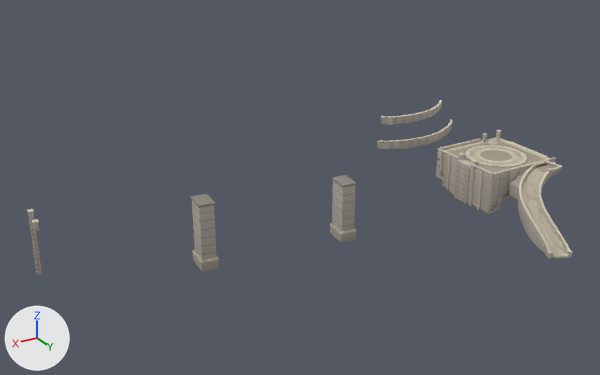
What one commit did to the glTF model assets/island/rb_plaza.glb.
One viewpoint serves both versions: a 50 mm lens placed at (176.1, 175.5, 92.6), pointed at (70.5, -0.4, 4.7). The axes (+X, +Y, +Z) are drawn at lower left. The lights are the same throughout. The first picture is the older version. Objects named as collision shapes, trigger or cutter boxes, shadow casters or lower levels of detail are left out. Vertices at exactly the same position are counted once.

The scene before the commit, as lines of its bpy script (objects in view):
```python
me_rb_plaza_lod0 = bpy.data.meshes.new('rb_plaza_LOD0')
me_rb_plaza_lod0.from_pydata(...)  # 15230 vertices, 22983 faces; spans x -1.0..1.0, y -0.44..0.44, z -0.18..0.18
me_rb_plaza_lod0.materials.append(mat_rb_solid)
ob_rb_plaza_lod0 = bpy.data.objects.new('rb_plaza_LOD0', me_rb_plaza_lod0)
ob_rb_plaza_lod0.parent = ob_rb_plaza
ob_rb_plaza_lod0.location = (62.58, 7.786, -2.151)
ob_rb_plaza_lod0.scale = (76.6, 76.6, 76.6)
```
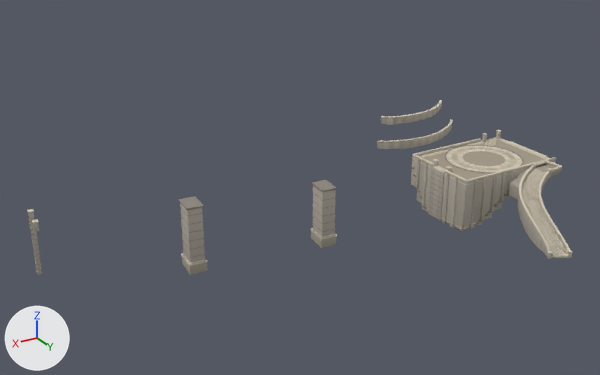
What differs and where, as boxes (x1, y1, x2, y2) in the pictures (600 x 375 px):
```json
{"object": "rb_plaza_LOD0", "change": "reshaped, moved", "before": [27, 100, 573, 275], "after": [27, 100, 573, 275]}
{"part": 1, "of": "me_rb_plaza_lod0", "change": "added", "after": [428, 167, 437, 215]}
{"part": 2, "of": "me_rb_plaza_lod0", "change": "added", "after": [432, 169, 441, 217]}
{"part": 3, "of": "me_rb_plaza_lod0", "change": "added", "after": [436, 171, 445, 220]}
{"part": 4, "of": "me_rb_plaza_lod0", "change": "deleted", "before": [190, 140, 529, 272]}
{"part": 5, "of": "me_rb_plaza_lod0", "change": "built on", "before": [394, 108, 570, 258], "after": [389, 108, 570, 258]}
{"part": 6, "of": "me_rb_plaza_lod0", "change": "added", "after": [179, 196, 207, 275]}
{"part": 7, "of": "me_rb_plaza_lod0", "change": "added", "after": [310, 180, 337, 248]}
```

The change, as JSON lines over the scene's bpy script:
```json
{"block": "me_rb_plaza_lod0", "where": "# used by ob_rb_plaza_lod0; parent = ob_rb_plaza; location = (62.58, 7.786, -2.151); scale = (76.6, 76.6, 76.6)"}
{"op": "remove", "block": "me_rb_plaza_lod0", "code": "me_rb_plaza_lod0.from_pydata(...)  # 15230 vertices, 22983 faces; spans x -1.0..1.0, y -0.44..0.44, z -0.18..0.18"}
{"op": "add", "block": "me_rb_plaza_lod0", "code": "me_rb_plaza_lod0.from_pydata(...)  # 17355 vertices, 26367 faces; spans x -1.0..1.0, y -0.44..0.44, z -0.18..0.18"}
{"block": "me_rb_plaza_lod0", "change": "me_rb_plaza_lod0 part 1: a new loose piece, a box spanning x -0.524..-0.513, y -0.14..-0.114, z -0.174..0.027, in mat_rb_solid"}
{"block": "me_rb_plaza_lod0", "change": "me_rb_plaza_lod0 part 2: a new loose piece, a box spanning x -0.524..-0.513, y -0.115..-0.089, z -0.174..0.027, in mat_rb_solid"}
{"block": "me_rb_plaza_lod0", "change": "me_rb_plaza_lod0 part 3: a new loose piece, a box spanning x -0.524..-0.513, y -0.089..-0.064, z -0.173..0.027, in mat_rb_solid"}
{"block": "me_rb_plaza_lod0", "change": "me_rb_plaza_lod0 part 4: 456 loose pieces with 3684 vertices, spanning x -0.95..0.47, y -0.27..0.07, z -0.18..0.08, are deleted"}
{"block": "me_rb_plaza_lod0", "change": "me_rb_plaza_lod0 part 5: 885 vertices moved within x -0.97..-0.63, y -0.27..0.42, z -0.16..0.04; 1664 vertices removed from x -0.98..-0.46, y -0.38..0.42, z -0.16..0.17; 7265 vertices added at x -0.98..-0.46, y -0.38..0.42, z -0.17..0.17"}
{"block": "me_rb_plaza_lod0", "change": "me_rb_plaza_lod0 part 6: 96 vertices added at x 0.44..0.51, y -0.25..-0.15, z -0.17..0.08"}
{"block": "me_rb_plaza_lod0", "change": "me_rb_plaza_lod0 part 7: 88 vertices added at x -0.06..0.01, y -0.2..-0.1, z -0.18..0.05"}
{"block": "me_rb_plaza_lod0", "change": "other edits to the shape of me_rb_plaza_lod0 do not show in these pictures"}
{"op": "set", "path": "ob_rb_plaza_lod0.location", "old": "(62.58, 7.786, -2.151)", "new": "(62.59, 7.786, -2.097)"}
```
